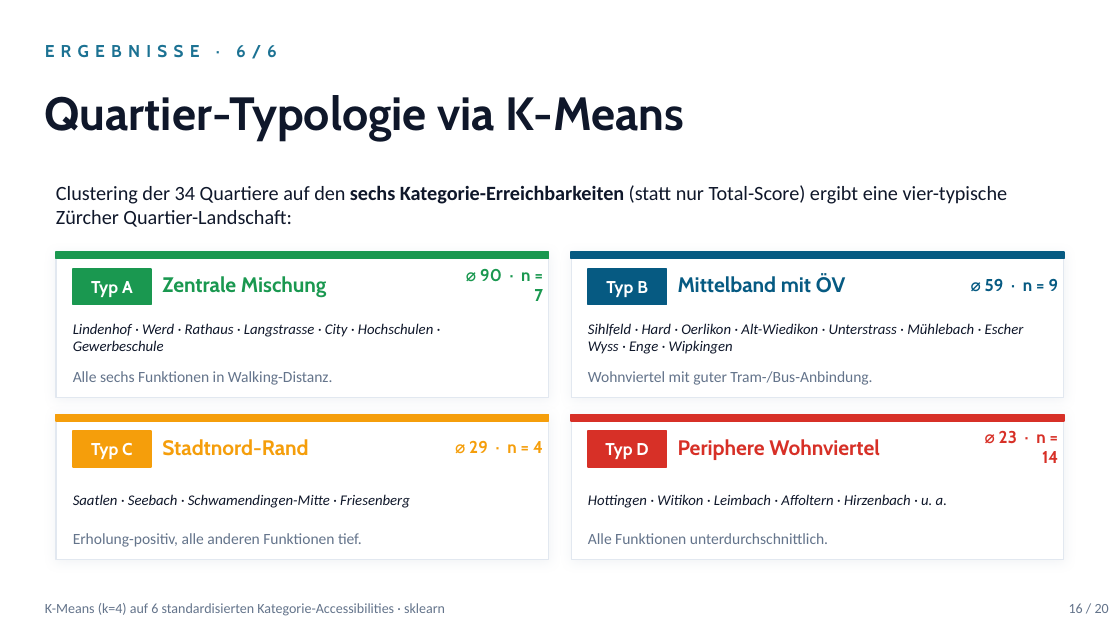
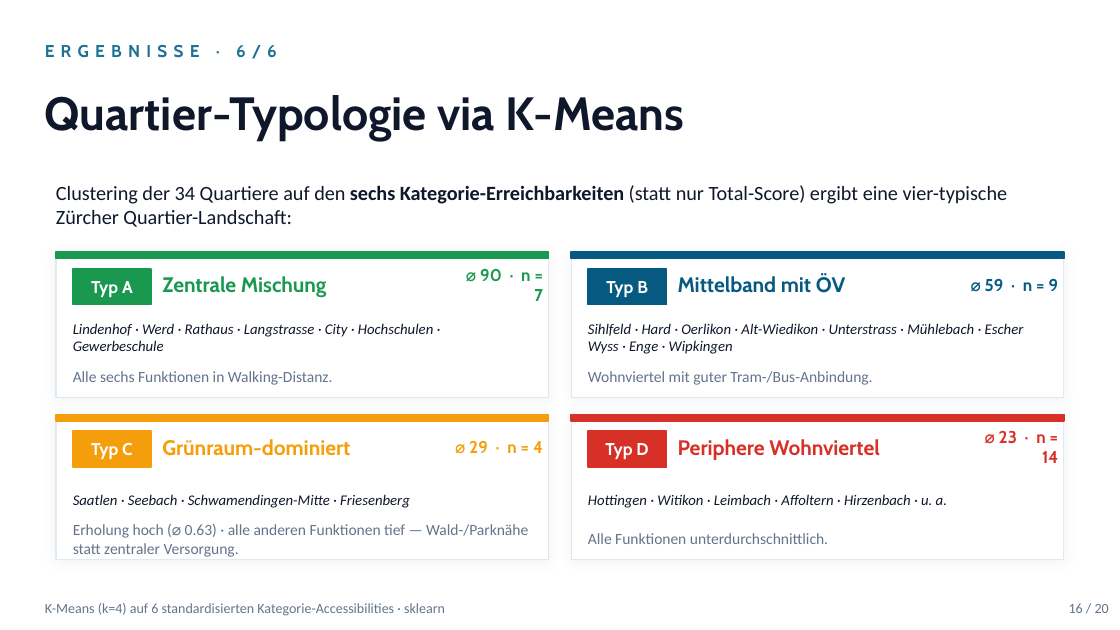
Before and after one commit to sanirmem/zh15min, a slide deck: slide 16 of reports/zh15min_slides.pptx. Drawn at 1120x630 pixels with LibreOffice and Linux fonts; fonts in the diff are those of the drawing. Boxes give left, top, right and bottom in pixels: in the first picture for what was removed or moved away, otherwise in the second. Text is boxed around its words. In the diff, an @@ line names an element or a change of style, - is before the commit and + after.

```diff
--- a/reports/zh15min_slides.pptx
+++ b/reports/zh15min_slides.pptx
@@ text at bbox=[162, 439, 350, 456]: text changed @@
-Stadtnord-Rand
+Grünraum-dominiert
@@ text at bbox=[73, 524, 528, 557]: text changed @@
-Erholung-positiv, alle anderen Funktionen tief.
+Erholung hoch (⌀ 0.63) · alle anderen Funktionen tief — Wald-/Parknähe statt zentraler Versorgung.
```
Also in this commit, not shown: 2 other slides changed, 4 other files.
